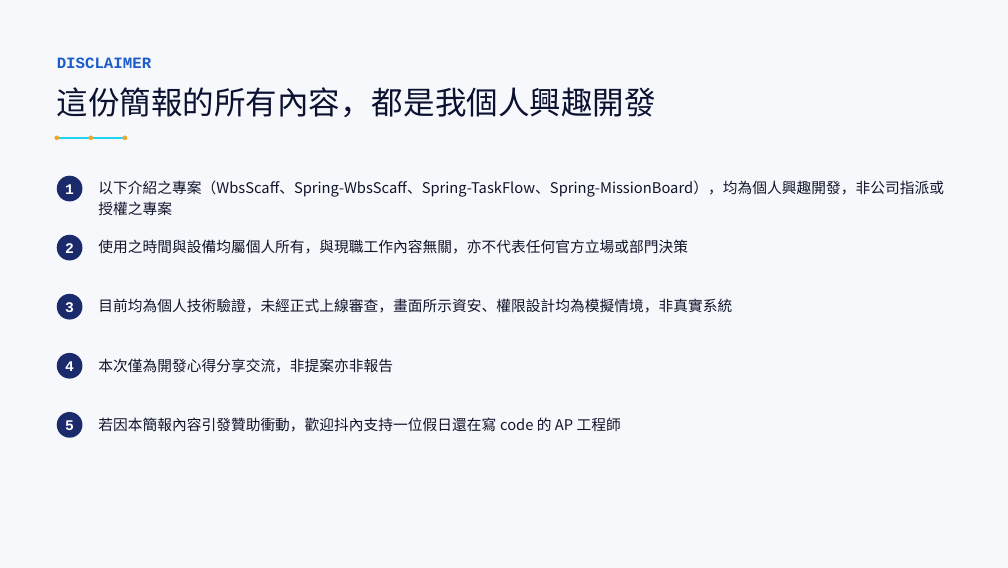
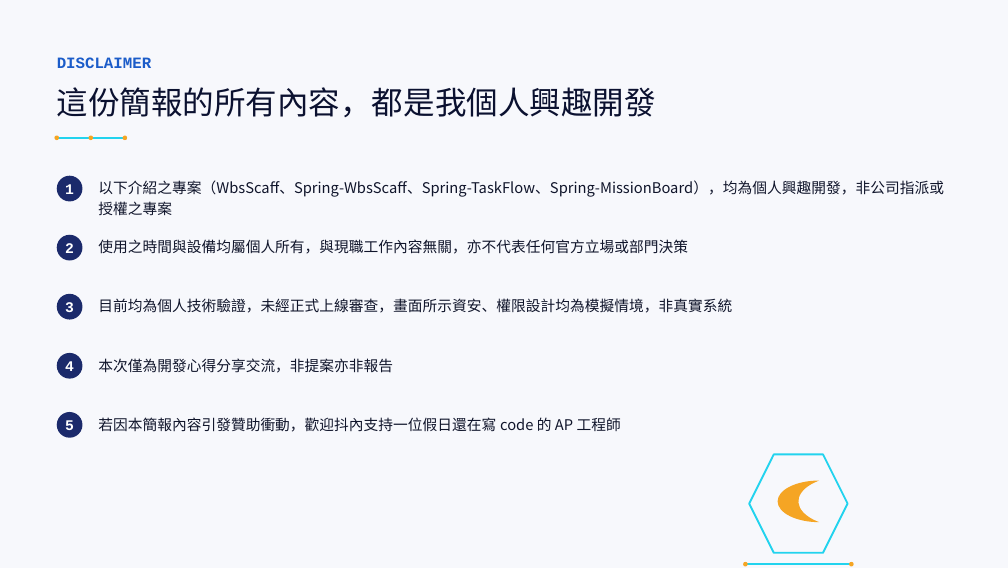
Before and after one commit to LinGaOscar/Spring-MissionBoard, a slide deck: slide 2 of docs/專案介紹.pptx. Drawn at 1008x568 pixels with LibreOffice and Linux fonts; fonts in the diff are those of the drawing. Boxes give left, top, right and bottom in pixels: in the first picture for what was removed or moved away, otherwise in the second. Text is boxed around its words. In the diff, an @@ line names an element or a change of style, - is before the commit and + after.

```diff
--- a/docs/專案介紹.pptx
+++ b/docs/專案介紹.pptx
@@ freeform shape added at <box>749,454,848,552</box>, outline #22D3EE 1.75 pt @@
@@ freeform shape added at <box>777,480,819,521</box>, fill #F5A524 @@
@@ ellipse added at <box>743,562,748,566</box>, fill #F5A524 @@
@@ line added from (745, 564) to (851, 564), #22D3EE 1.5 pt @@
@@ ellipse added at <box>849,562,854,566</box>, fill #F5A524 @@
```
Also in this commit, not shown: 2 other slides changed.
